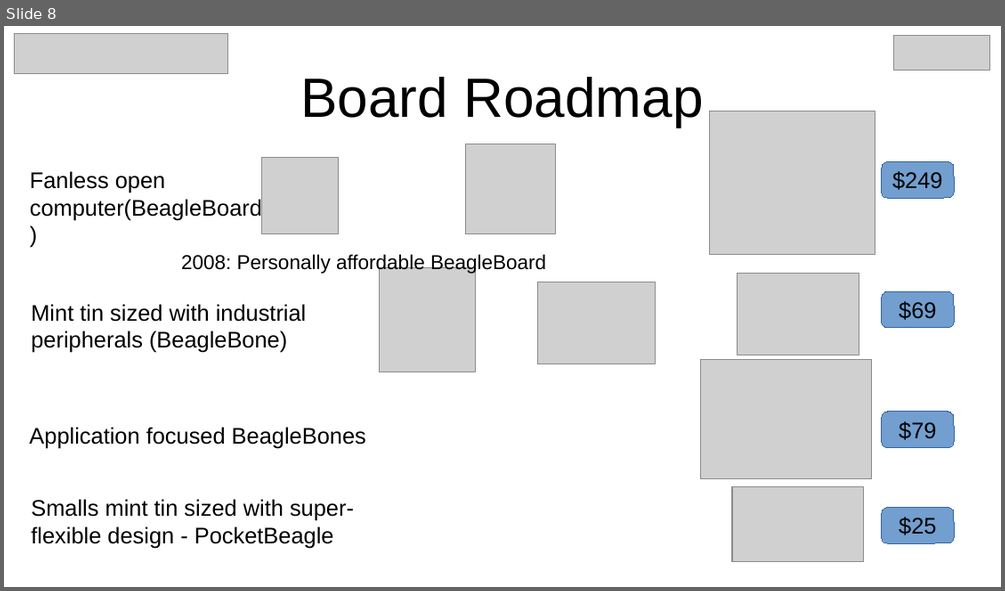
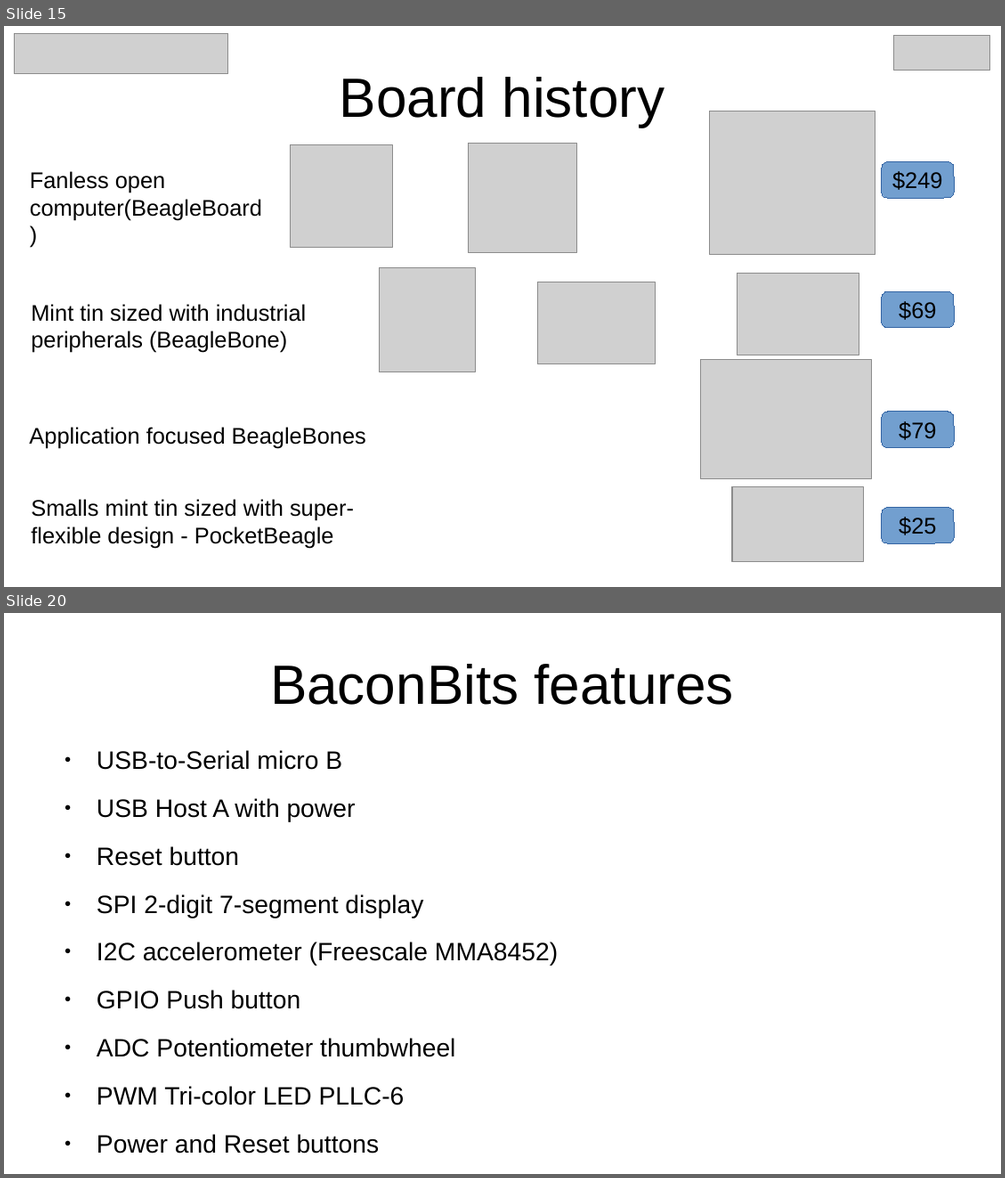
Before and after one commit to e-ale/Slides, a slide deck: pocketbeagle.odp. Shown one above the other, each under a label of ours: slide 8 before the commit, slides 15 and 20 after it; the slides between them are not shown. The pictures are 1005x591 and 1005x1178 pixels, drawn with LibreOffice and Linux fonts; fonts in the diff are those of the drawing; grey boxes stand for pictures; background and template pictures are left out. Boxes give left, top, right and bottom in pixels: in the first picture for what was removed or moved away, otherwise in the second. Text is boxed around its words. In the diff, an @@ line names an element or a change of style, - is before the commit and + after.

```diff
--- a/pocketbeagle.odp
+++ b/pocketbeagle.odp
@@ slide 20 added at <box>4,613,1001,1174</box>, background #FFFFFF @@
@@ title added at <box>270,664,734,705</box>, 44 pt, text #000000 @@
+BaconBits features
@@ text added at <box>97,750,558,1153</box>, 20 pt, text #000000 @@
+● USB-to-Serial micro B
+● USB Host A with power
+● Reset button
+● SPI 2-digit 7-segment display
+● I2C accelerometer (Freescale MMA8452)
+● GPIO Push button
+● ADC Potentiometer thumbwheel
+● PWM Tri-color LED PLLC-6
+● Power and Reset buttons
@@ what was slide 8 is now slide 15 @@
@@ slide 15 changed as well @@
@@ title at <box>340,77,665,127</box>: text changed @@
-Board Roadmap
+Board history
@@ picture: place and size @@
-picture at <box>262,157,339,234</box>
+picture at <box>290,145,392,248</box>
@@ picture: place and size @@
-picture at <box>465,143,555,234</box>
+picture at <box>468,143,576,252</box>
@@ text removed at <box>181,254,546,273</box> @@
-2008: Personally affordable BeagleBoard
```
Also in this commit, not shown: 6 other slides changed, 24 other slides added.
